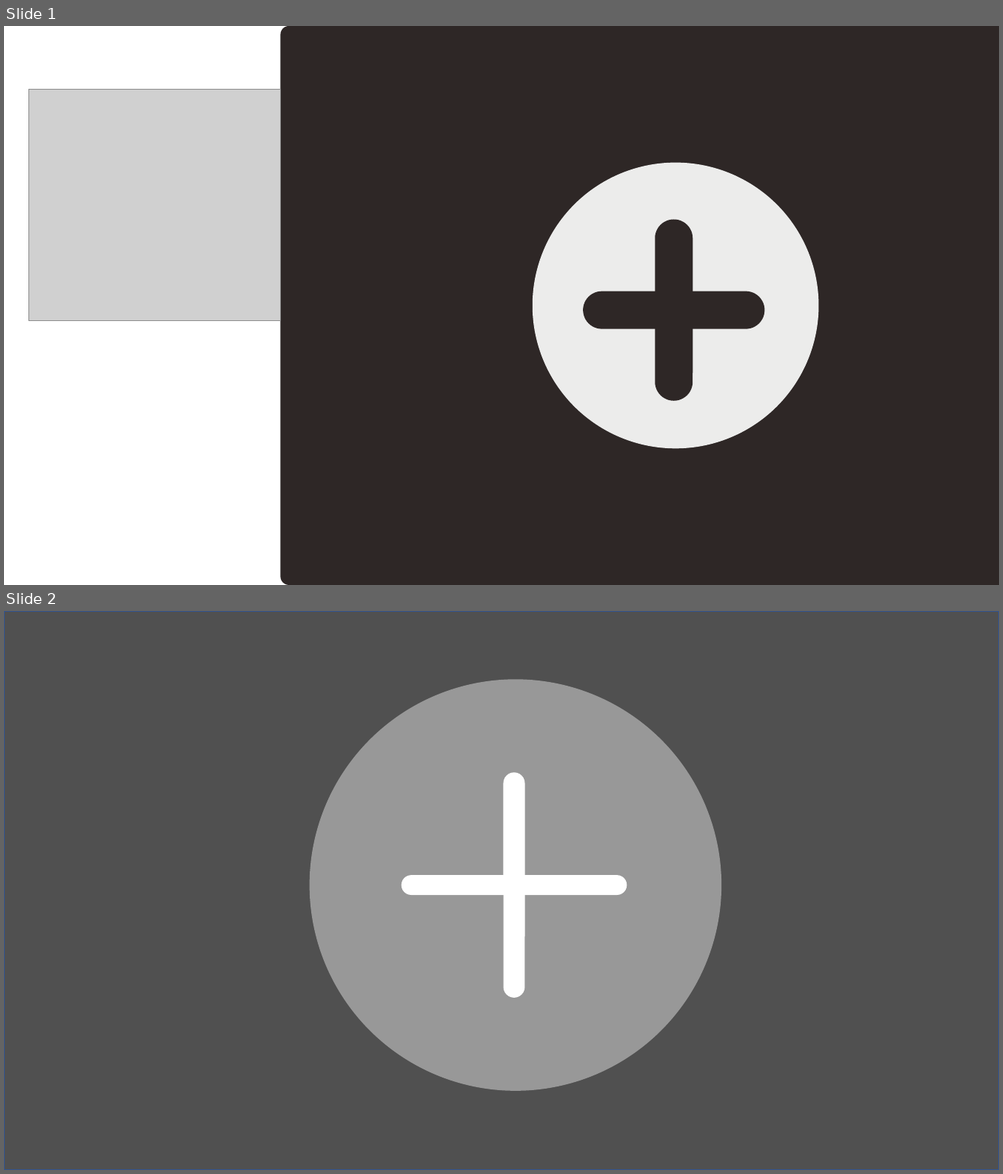
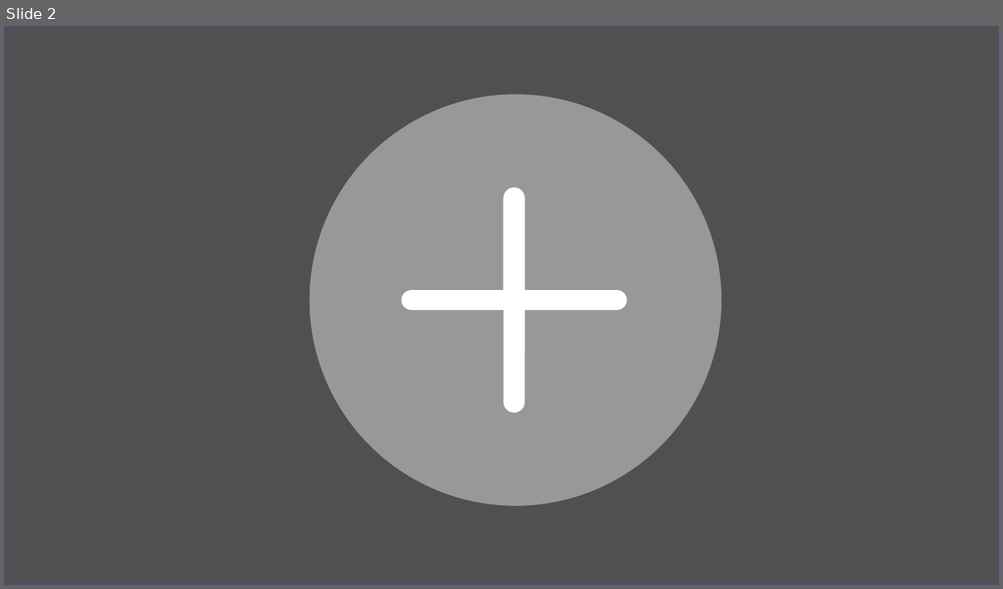
Before and after one commit to joachimneumann/1-translate, a slide deck: logo.pptx. Shown one above the other, each under a label of ours: slides 1 and 2 before the commit, slide 2 after it. The pictures are 1003x1174 and 1003x589 pixels, drawn with LibreOffice and Linux fonts; fonts in the diff are those of the drawing; grey boxes stand for pictures. Boxes give left, top, right and bottom in pixels: in the first picture for what was removed or moved away, otherwise in the second. Text is boxed around its words. In the diff, an @@ line names an element or a change of style, - is before the commit and + after.

```diff
--- a/logo.pptx
+++ b/logo.pptx
@@ slide 1 removed at (4,26,999,585), background #FFFFFF @@
@@ rounded rectangle removed at (280,26,999,585) @@
@@ picture removed at (28,90,281,321) @@
@@ ellipse removed at (532,163,819,449) @@
@@ rounded rectangle removed at (654,220,693,401) @@
@@ rounded rectangle removed at (583,292,764,329) @@
```
Also in this commit, not shown: 1 slide added, 20 other files.
